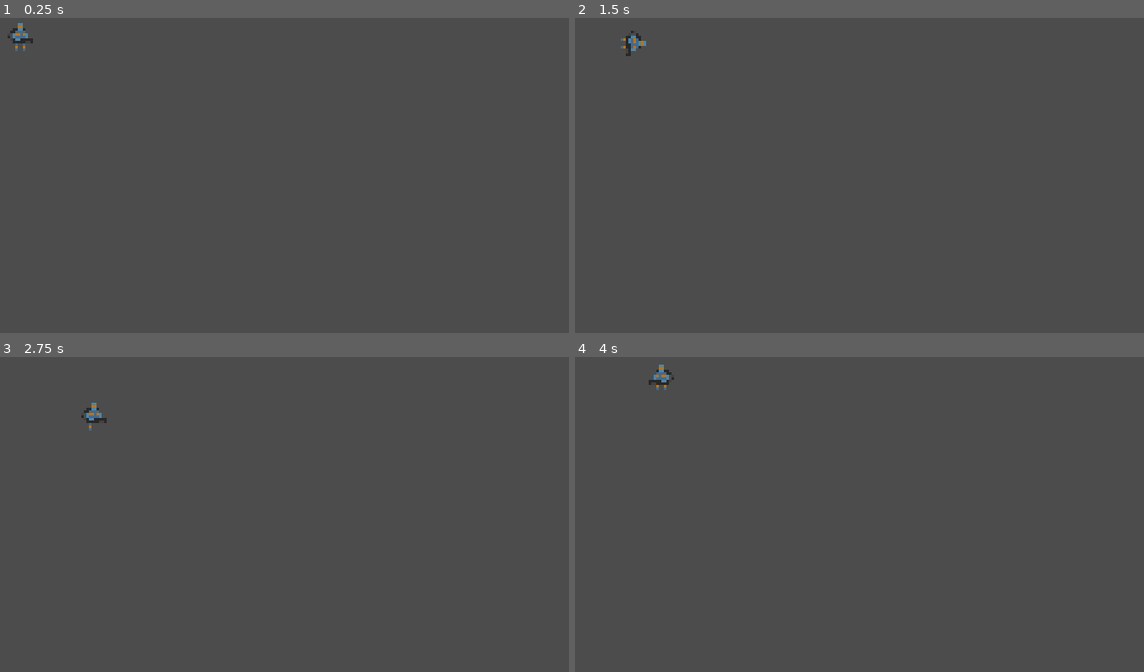
Above: before the commit, frames 1-4 (two rows, left to right).
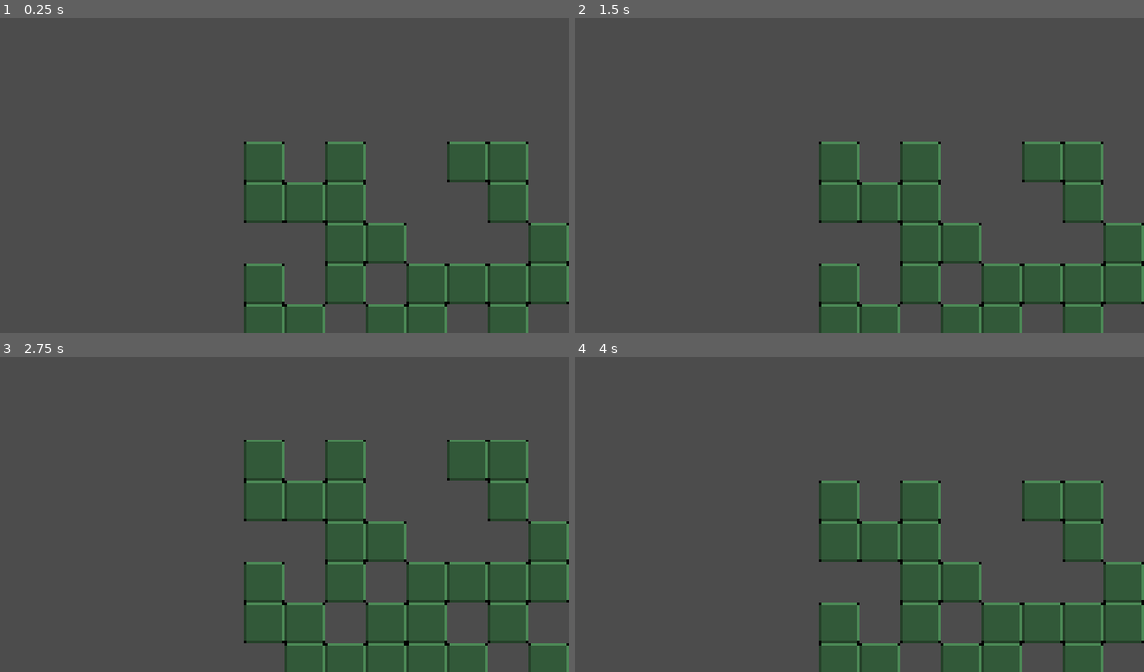
Above: after the commit, the same moments.

Repository: ffekete/WizardOfRogue
Game: Godot game, scene res://Main.tscn
Same seed, same stepped clock (60 frames per second), same inputs: the game is played once before the commit and once after it. Before the commit the project starts from res://Player.tscn.
Inputs:
- Up to frame 1 (0.25 s): no input
- Up to frame 2 (1.5 s): tap Enter at 0.5 s; hold Right (ui_right) 0.53-1.28 s; hold Space (ui_fire) 0.53-1.28 s; hold Down (ui_down) from 1.28 s (still down); tap Space (ui_fire) at 1.35 s
- Up to frame 3 (2.75 s): release Down (ui_down) at 2.03 s; hold Right (ui_right) from 2.03 s (still down); hold Space (ui_fire) from 2.03 s (still down)
- Up to frame 4 (4 s): release Right (ui_right) at 2.78 s; release Space (ui_fire) at 2.78 s; hold Up (ui_up) 2.78-3.53 s; tap Space (ui_fire) at 2.85 s; hold Left (ui_left) from 3.53 s (still down); hold Space (ui_fire) from 3.53 s (still down)

The runs differ from the first frame. In frame 1, 19% of the frame differs, in the area x 1-100%, y 1-100%; in frame 2, 19%; in frame 3, 24%, in the area x 14-100%, y 14-100%; in frame 4, 19%.

Commit message:
dungeon + player movement refinement

Diff:
--- a/Grid.gd
+++ b/Camera2D.gd
@@ -1,15 +1,11 @@
-extends Area2D
+extends Camera2D
 
-# Declare member variables here. Examples:
-# var a = 2
-# var b = "text"
-
+var player
 
 # Called when the node enters the scene tree for the first time.
 func _ready():
-	pass # Replace with function body.
-
+	player = get_node("/root/Main/Player")
 
 # Called every frame. 'delta' is the elapsed time since the previous frame.
-#func _process(delta):
-#	pass
+func _process(delta):
+	position = player.position
--- /dev/null
+++ b/CaveTile.gd
@@ -0,0 +1,5 @@
+extends Area2D
+
+# Declare member variables here. Examples:
+# var a = 2
+# var b = "text"
--- /dev/null
+++ b/CaveTile.tscn
@@ -0,0 +1,22 @@
+[gd_scene load_steps=5 format=2]
+
+[ext_resource path="res://CaveTile.gd" type="Script" id=1]
+[ext_resource path="res://sprites/Cave_tile.png" type="Texture" id=2]
+
+[sub_resource type="AtlasTexture" id=1]
+atlas = ExtResource( 2 )
+region = Rect2( 0, 0, 16, 16 )
+
+[sub_resource type="SpriteFrames" id=2]
+animations = [ {
+"frames": [ SubResource( 1 ) ],
+"loop": true,
+"name": "default",
+"speed": 5.0
+} ]
+
+[node name="Tile" type="Area2D"]
+script = ExtResource( 1 )
+
+[node name="AnimatedSprite" type="AnimatedSprite" parent="."]
+frames = SubResource( 2 )
--- a/Grid.tscn
+++ /dev/null
@@ -1,6 +0,0 @@
-[gd_scene load_steps=2 format=2]
-
-[ext_resource path="res://Grid.gd" type="Script" id=1]
-
-[node name="Grid" type="Area2D"]
-script = ExtResource( 1 )
--- /dev/null
+++ b/Main.gd
@@ -0,0 +1,30 @@
+extends Node
+
+export (PackedScene) var CaveTile
+export (PackedScene) var Player
+
+var grid = []
+var tile_size = Global.grid_size
+var player
+
+onready var rng = RandomNumberGenerator.new()
+
+# Called when the node enters the scene tree for the first time.
+func _ready():
+	print(get_viewport().get_visible_rect().size)
+	rng.randomize()
+	_randomize()
+	player = get_node("Player")
+	player.start(Vector2(0,0))
+
+func _randomize():
+	for i in range(0, 40):
+		grid.append([])
+		for j in range(0, 20):
+			grid[i].append(rng.randi() % 2)
+			if(grid[i][j] == 1):
+				var tile = CaveTile.instance()
+				tile.visible = true
+				tile.position.x = i * 16
+				tile.position.y = j * 16
+				add_child(tile)
--- /dev/null
+++ b/Main.tscn
@@ -0,0 +1,18 @@
+[gd_scene load_steps=5 format=2]
+
+[ext_resource path="res://Player.tscn" type="PackedScene" id=1]
+[ext_resource path="res://Main.gd" type="Script" id=2]
+[ext_resource path="res://CaveTile.tscn" type="PackedScene" id=3]
+[ext_resource path="res://Camera2D.gd" type="Script" id=4]
+
+[node name="Main" type="Node"]
+script = ExtResource( 2 )
+CaveTile = ExtResource( 3 )
+Player = ExtResource( 1 )
+
+[node name="Camera2D" type="Camera2D" parent="."]
+position = Vector2( 120.92, 63.8376 )
+current = true
+script = ExtResource( 4 )
+
+[node name="Player" parent="." instance=ExtResource( 1 )]
--- /dev/null
+++ b/Map.gd
@@ -0,0 +1,16 @@
+extends TileMap
+
+var grid = []
+
+onready var rng = RandomNumberGenerator.new()
+
+# Called when the node enters the scene tree for the first time.
+func _ready():
+	rng.randomize()
+	_randomize()
+
+func _randomize():
+	for i in range(0, 40):
+		grid.append([])
+		for j in range(0, 20):
+			grid[i].append(rng.randi() % 2)
--- /dev/null
+++ b/Map.tscn
@@ -0,0 +1,7 @@
+[gd_scene load_steps=2 format=2]
+
+[ext_resource path="res://Map.gd" type="Script" id=1]
+
+[node name="TileMap" type="TileMap"]
+format = 1
+script = ExtResource( 1 )
--- a/Player.gd
+++ b/Player.gd
@@ -10,18 +10,58 @@
 
 var tile_size = Global.grid_size
 var screen_size
+var next_dir
 
 # Called when the node enters the scene tree for the first time.
 func _ready():
 	screen_size = get_viewport_rect().size
 	$AnimatedSprite.flip_h = false
-	start(Vector2(0,0))
 	$AnimatedSprite.play()
 	attack_timer.one_shot = true
 
 func _process(delta):
 
-	if(tween.is_active() || !attack_timer.is_stopped()):
+	if(tween.is_active()):
+		return
+
+
+	if(Input.is_action_pressed("ui_fire")):
+		if(attack_timer.is_stopped()):
+			$AnimatedSprite.animation = "attack"
+			attack_timer.start(0.5)
+
+			if(next_dir == Vector2.UP):
+				$AnimatedSprite.flip_v = true
+				$AnimatedSprite.rotation_degrees = 270
+				$AnimatedSprite.flip_h = false
+
+			if(next_dir == Vector2.DOWN):
+				$AnimatedSprite.rotation_degrees =  90
+				$AnimatedSprite.flip_h = false
+
+			if(next_dir == Vector2.LEFT):
+				$AnimatedSprite.rotation_degrees = 0
+				$AnimatedSprite.flip_v = false
+				$AnimatedSprite.flip_h = true
+
+			if(next_dir == Vector2.RIGHT):
+				$AnimatedSprite.rotation_degrees = 0
+				$AnimatedSprite.flip_v = false
+				$AnimatedSprite.flip_h = false
+		else:
+			if(Input.is_action_pressed("ui_up")):
+				next_dir = Vector2.UP
+
+			if(Input.is_action_pressed("ui_down")):
+				next_dir = Vector2.DOWN
+
+			if(Input.is_action_pressed("ui_left")):
+				next_dir = Vector2.LEFT
+
+			if(Input.is_action_pressed("ui_right")):
+				next_dir = Vector2.RIGHT
+
+	if(!attack_timer.is_stopped()):
 		return
 
 	if(Input.is_action_pressed("ui_up")):
@@ -30,12 +70,14 @@
 		$AnimatedSprite.flip_v = true
 		$AnimatedSprite.rotation_degrees = 270
 		$AnimatedSprite.flip_h = false
+		next_dir = Vector2.UP
 
 	elif(Input.is_action_pressed("ui_down")):
 		$AnimatedSprite.animation = "walk"
 		move_with_collision_check(Global.inputs["down"])
 		$AnimatedSprite.rotation_degrees =  90
 		$AnimatedSprite.flip_h = false
+		next_dir = Vector2.DOWN
 
 	elif(Input.is_action_pressed("ui_left")):
 		$AnimatedSprite.animation = "walk"
@@ -43,6 +85,7 @@
 		$AnimatedSprite.rotation_degrees = 0
 		$AnimatedSprite.flip_v = false
 		$AnimatedSprite.flip_h = true
+		next_dir = Vector2.LEFT
 
 
 	elif(Input.is_action_pressed("ui_right")):
@@ -51,13 +94,13 @@
 		$AnimatedSprite.rotation_degrees = 0
 		$AnimatedSprite.flip_v = false
 		$AnimatedSprite.flip_h = false
+		next_dir = Vector2.RIGHT
 
 
 	elif(Input.is_action_pressed("ui_fire")):
 		if(attack_timer.is_stopped()):
 			$AnimatedSprite.animation = "attack"
 			attack_timer.start(0.5)
-			print("feuer")
 
 	else:
 		if(attack_timer.is_stopped()):
@@ -76,8 +119,6 @@
 
 func start(pos):
 	position = pos
-	position = position.snapped(Vector2.ONE * tile_size)
-	position += Vector2.ONE * tile_size / 2
 	show()
 	$CollisionShape2D.disabled = false
 
--- a/Player.tscn
+++ b/Player.tscn
@@ -72,19 +72,17 @@
 height = 0.0
 
 [node name="Player" type="Area2D"]
-position = Vector2( 52.4933, 48.1393 )
+position = Vector2( 42.3736, 40.996 )
 script = ExtResource( 4 )
 __meta__ = {
 "_edit_group_": true
 }
 
 [node name="AnimatedSprite" type="AnimatedSprite" parent="."]
-position = Vector2( 16, 10 )
 frames = SubResource( 13 )
 animation = "attack"
 
 [node name="CollisionShape2D" type="CollisionShape2D" parent="."]
-position = Vector2( 15.8386, 10.6135 )
 shape = SubResource( 14 )
 
 [node name="Tween" type="Tween" parent="."]
--- a/project.godot
+++ b/project.godot
@@ -11,7 +11,7 @@
 [application]
 
 config/name="Roguelite"
-run/main_scene="res://Player.tscn"
+run/main_scene="res://Main.tscn"
 config/icon="res://icon.png"
 
 [autoload]
@@ -24,8 +24,8 @@
 window/size/height=135
 window/size/fullscreen=true
 window/dpi/allow_hidpi=true
-window/stretch/mode="viewport"
-window/stretch/aspect="expand"
+window/stretch/mode="2d"
+window/stretch/aspect="keep"
 
 [importer_defaults]
 
Binary file added: sprites/Cave_tile.png
Not shown, added: sprites/Cave_tile.png.import
Not shown, added: sprites/Cave_tile.hxl
